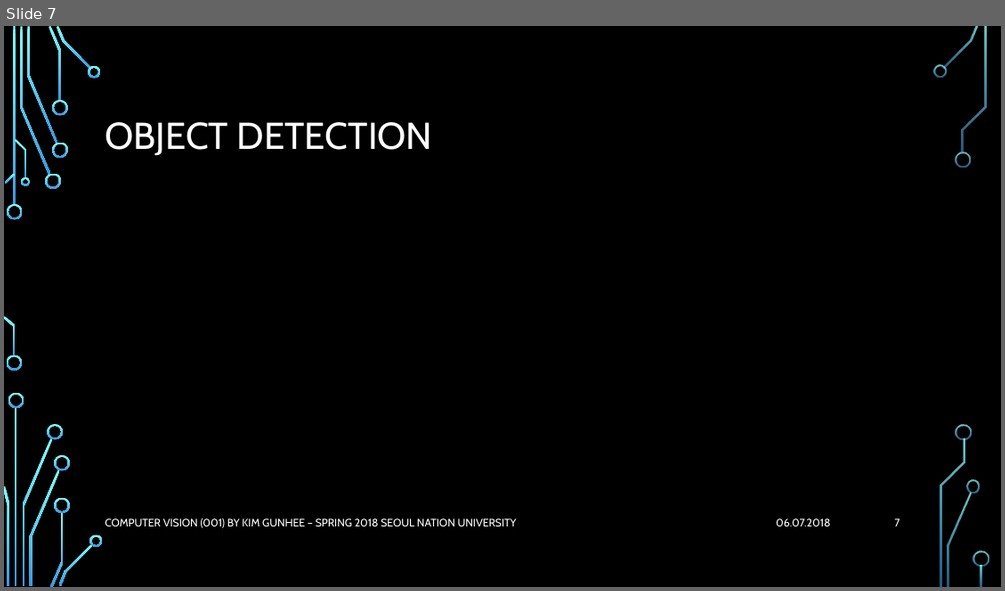
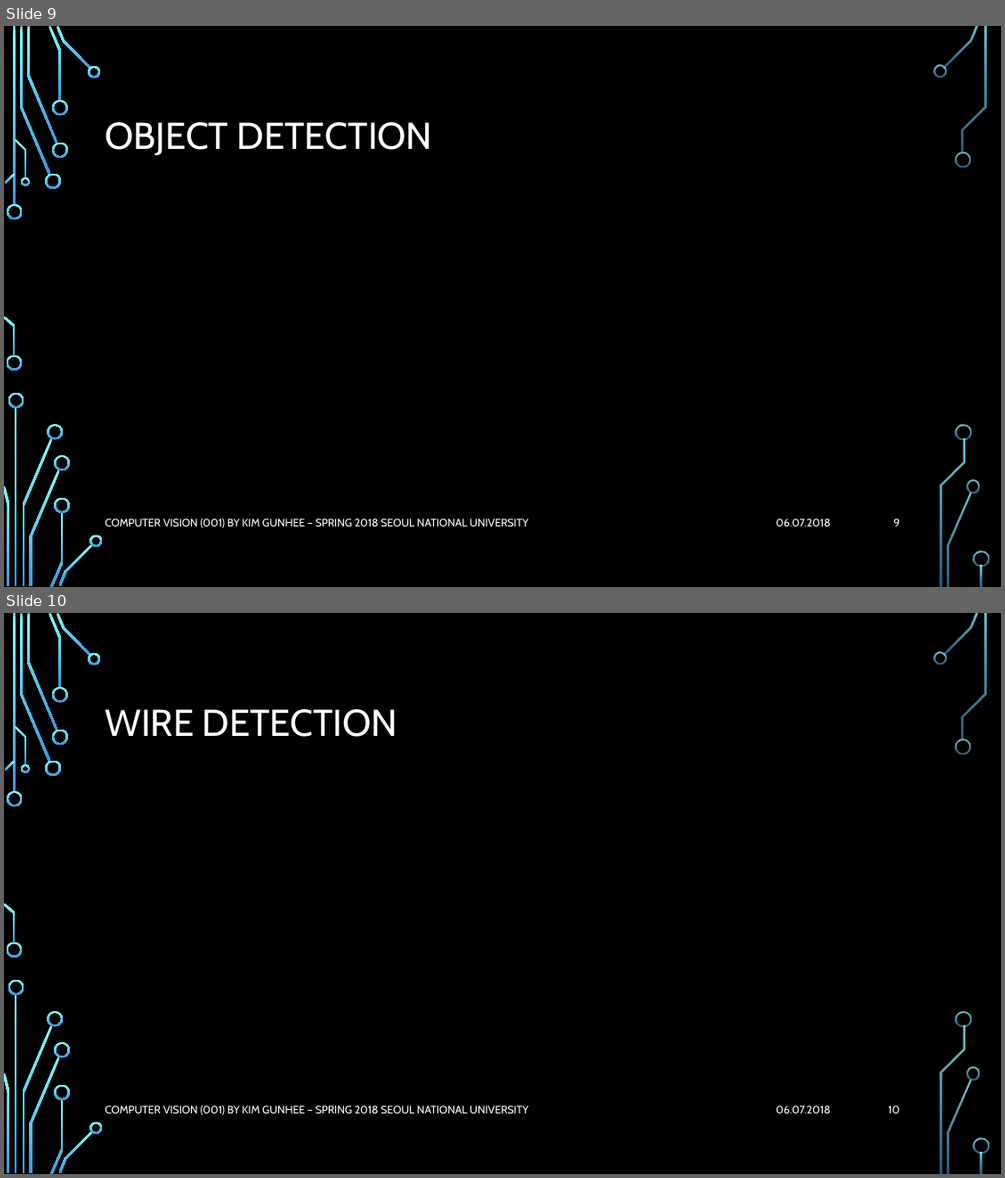
Before and after one commit to Flunzmas/CV_SNU_Group_Project, a slide deck: presentation/CV_Proj_Presentation_2.pptx. Shown one above the other, each under a label of ours: slide 7 before the commit, slides 9 and 10 after it. The pictures are 1005x591 and 1005x1178 pixels, drawn with LibreOffice and Linux fonts; fonts in the diff are those of the drawing; background and template pictures are left out. Boxes give left, top, right and bottom in pixels: in the first picture for what was removed or moved away, otherwise in the second. Text is boxed around its words. In the diff, an @@ line names an element or a change of style, - is before the commit and + after.

```diff
--- a/presentation/CV_Proj_Presentation_2.pptx
+++ b/presentation/CV_Proj_Presentation_2.pptx
@@ slide 10 added at [4,613,1001,1174], background picture (left out); not listed: 36 template elements that a slide beside it also shows @@
@@ title added at [105,709,398,737], 36 pt, text #FFFFFF @@
+WIRE DETECTION
@@ text added at [105,1105,528,1115], 10.5 pt, text #FFFFFF @@
+COMPUTER VISION (001) BY KIM GUNHEE – SPRING 2018 SEOUL NATIONAL UNIVERSITY
@@ text added at [776,1105,830,1113], 10.5 pt, text #FFFFFF @@
+06.07.2018
@@ page number added at [888,1105,899,1113], 10.5 pt, text #FFFFFF @@
+10
@@ what was slide 7 is now slide 9 @@
@@ slide 9 changed as well @@
@@ text at [105,518,528,528]: text changed @@
-COMPUTER VISION (001) BY KIM GUNHEE – SPRING 2018 SEOUL NATION UNIVERSITY
+COMPUTER VISION (001) BY KIM GUNHEE – SPRING 2018 SEOUL NATIONAL UNIVERSITY
@@ page number at [893,518,899,526]: text changed @@
-7
+9
```
Also in this commit, not shown: 10 other slides changed, 1 other slide added.
